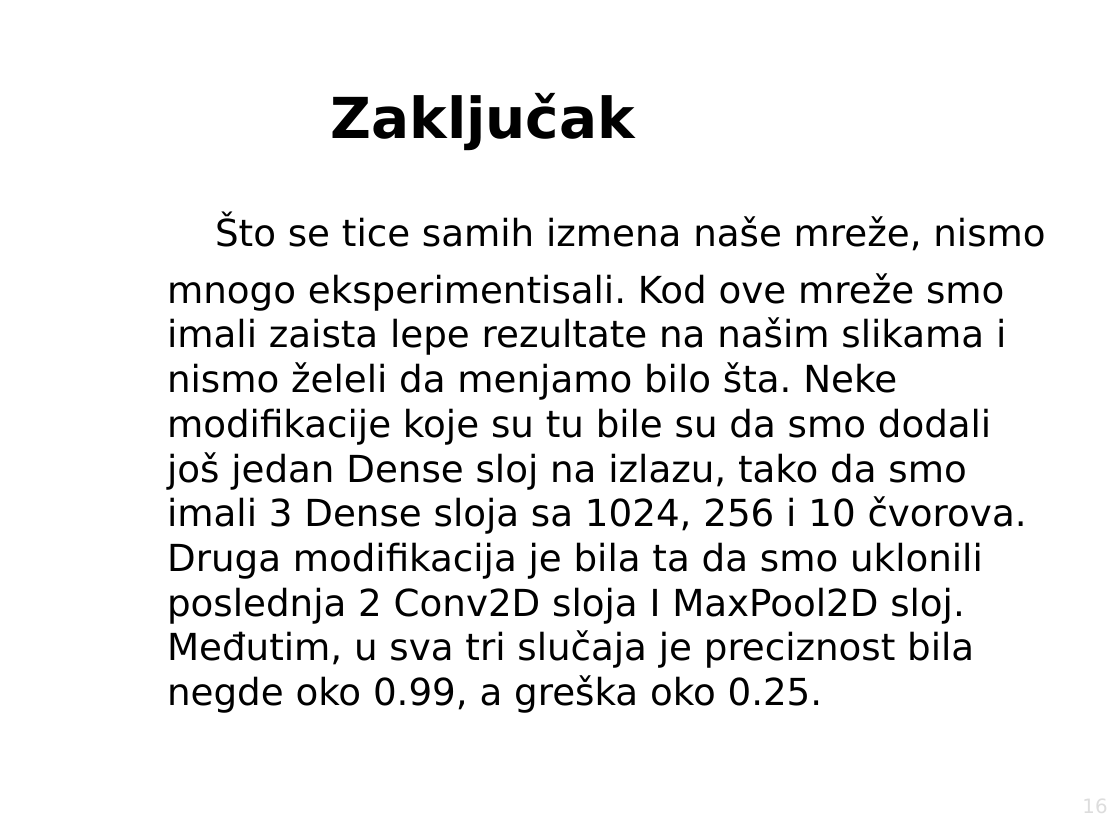
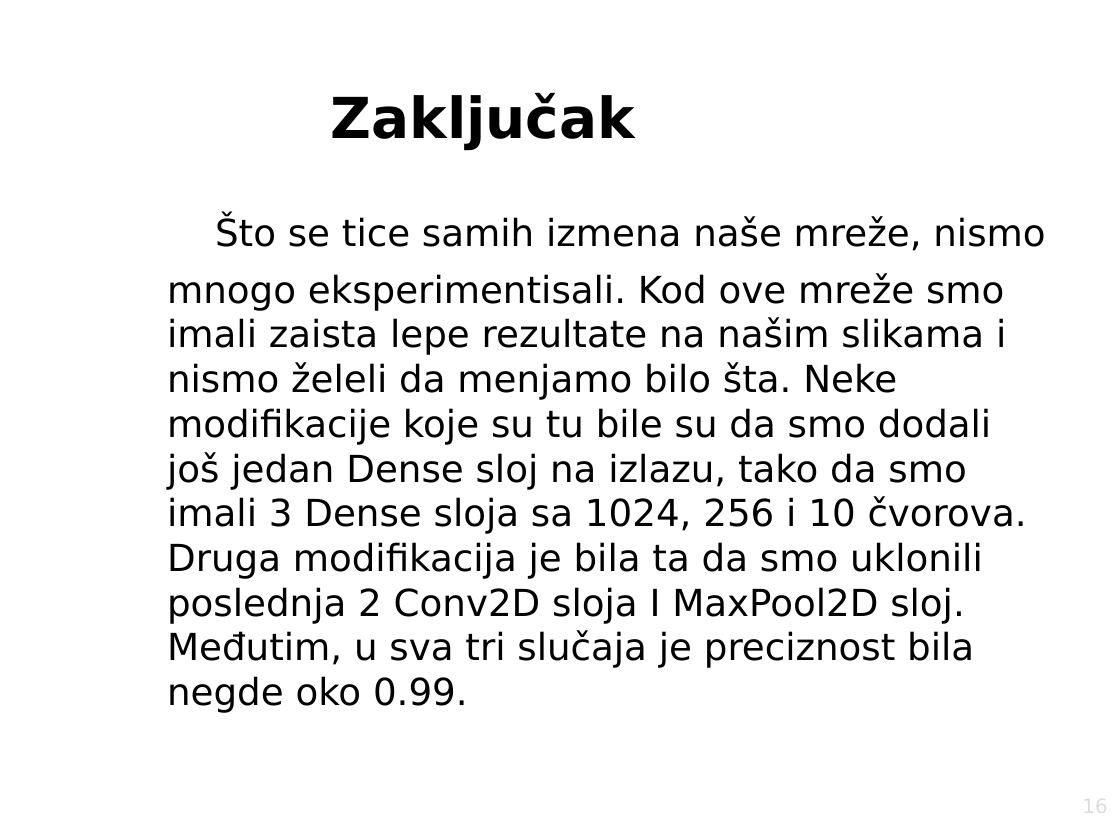
Before and after one commit to stefan996/digitRecognition, a slide deck: slide 16 of description/presentation.odp. Drawn at 1120x840 pixels with LibreOffice and Linux fonts; fonts in the diff are those of the drawing; background and template pictures are left out. Boxes give left, top, right and bottom in pixels: in the first picture for what was removed or moved away, otherwise in the second. Text is boxed around its words. In the diff, an @@ line names an element or a change of style, - is before the commit and + after.

```diff
--- a/description/presentation.odp
+++ b/description/presentation.odp
@@ text at (167,273,1027,713): text changed @@
-  mnogo eksperimentisali. Kod ove mreže smo imali zaista lepe rezultate na našim slikama i nismo želeli da menjamo bilo šta. Neke modifikacije koje su tu bile su da smo dodali još jedan Dense sloj na izlazu, tako da smo imali 3 Dense sloja sa 1024, 256 i 10 čvorova. Druga modifikacija je bila ta da smo uklonili poslednja 2 Conv2D sloja I MaxPool2D sloj. Međutim, u sva tri slučaja je preciznost bila negde oko 0.99, a greška oko 0.25.
+  mnogo eksperimentisali. Kod ove mreže smo imali zaista lepe rezultate na našim slikama i nismo želeli da menjamo bilo šta. Neke modifikacije koje su tu bile su da smo dodali još jedan Dense sloj na izlazu, tako da smo imali 3 Dense sloja sa 1024, 256 i 10 čvorova. Druga modifikacija je bila ta da smo uklonili poslednja 2 Conv2D sloja I MaxPool2D sloj. Međutim, u sva tri slučaja je preciznost bila negde oko 0.99.
```
Also in this commit, not shown: 1 other slide changed, 1 other file.
